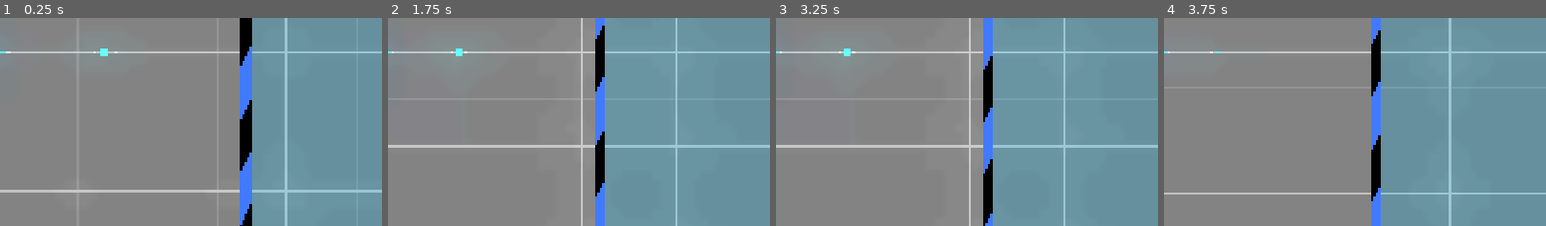
Above: before the commit, frames 1-4 (left to right).
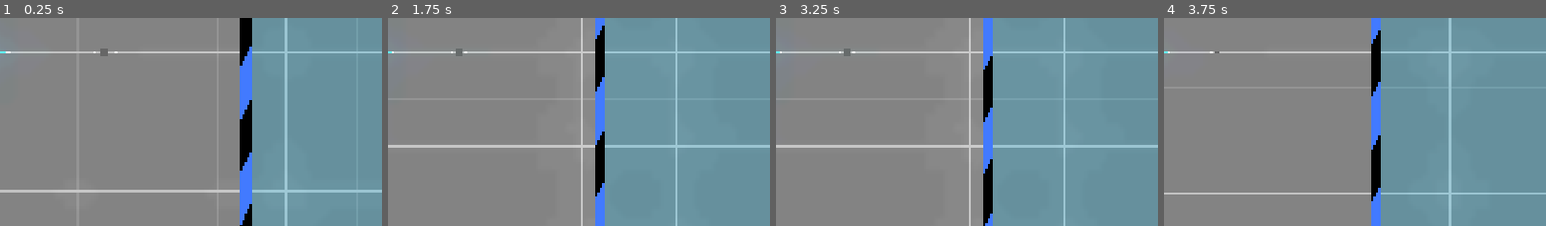
Above: after the commit, the same moments.

Repository: boiiiiiiiii12355/graph-combat
Game: Godot game, scene res://Scenes/game.tscn
Same seed, same stepped clock (60 frames per second), same inputs: the game is played once before the commit and once after it. The engine's default icon, where the game draws it, is replaced by a stand-in: a white triangle on a blue panel in a dark square.
Inputs (mouse positions are % of the whole screen's width and height, from its top left):
- Up to frame 1 (0.25 s): no input
- Up to frame 2 (1.75 s): move the mouse to (72, 45) at 0.52 s; hold D (right) 0.53-1.28 s; tap Mouse wheel down (zoom in) at 0.6 s; move the mouse to (30, 55) at 1.27 s; hold A (left) from 1.28 s (still down); tap Mouse wheel up (zoom out) at 1.35 s
- Up to frame 3 (3.25 s): move the mouse to (60, 28) at 2.02 s; release A (left) at 2.03 s; hold D (right) from 2.03 s (still down); tap Mouse wheel down (zoom in) at 2.1 s; move the mouse to (45, 70) at 2.77 s; tap Mouse wheel up (zoom out) at 2.85 s
- Up to frame 4 (3.75 s): move the mouse to (80, 65) at 3.52 s; release D (right) at 3.53 s; hold A (left) from 3.53 s (still down); tap Mouse wheel down (zoom in) at 3.6 s
The pictures show only the part of the screen within x 50-100%, y 42-92%; the shares and areas given below are measured in that part.

The runs differ from the first frame. In frame 1, less than 0.1% of the frame differs, in the area x 26-29%, y 14-19%; in frame 2, less than 0.1%; in frame 3, less than 0.1%; in frame 4, less than 0.1%.

Commit message:
Update game.tscn, player.tscn, and player.gd

Diff:
--- a/Scenes/game.tscn
+++ b/Scenes/game.tscn
@@ -34,11 +34,13 @@
 
 [node name="Player1" parent="." node_paths=PackedStringArray("ui", "cam") instance=ExtResource("1_ebmjs")]
 position = Vector2(-207, 0)
+player_id = 1
 ui = NodePath("../CanvasLayer/UI")
 cam = NodePath("../math_camera")
 
 [node name="Player2" parent="." node_paths=PackedStringArray("ui", "cam") instance=ExtResource("1_ebmjs")]
 position = Vector2(177, 1)
+player_id = 2
 ui = NodePath("../CanvasLayer/UI")
 cam = NodePath("../math_camera")
 
--- a/Scenes/player.tscn
+++ b/Scenes/player.tscn
@@ -15,16 +15,17 @@
 [sub_resource type="RectangleShape2D" id="RectangleShape2D_cvnsp"]
 size = Vector2(16.03125, 15.984375)
 
-[node name="Player" type="RigidBody2D" node_paths=PackedStringArray("ruler_x", "ruler_y", "player_rig", "graph", "path", "hit_particle_effect", "hit_sound")]
+[node name="Player" type="RigidBody2D" node_paths=PackedStringArray("ruler_x", "ruler_y", "area_2d", "player_rig", "graph", "path", "hit_particle_effect", "hit_sound")]
 collision_layer = 2
 collision_mask = 3
-mass = 0.1
 physics_material_override = SubResource("PhysicsMaterial_cvnsp")
+gravity_scale = 0.3
 script = ExtResource("1_cvnsp")
 player1_color = Color(0, 18.892157, 18.892157, 1)
 player2_color = Color(18.892157, 0, 0, 1)
 ruler_x = NodePath("Rulers/y")
 ruler_y = NodePath("Rulers/x")
+area_2d = NodePath("Area2D")
 player_rig = NodePath("player_rig")
 graph = NodePath("Rulers/graph")
 path = NodePath("Rulers/path")
@@ -62,7 +63,7 @@
 
 [node name="path" parent="Rulers" instance=ExtResource("3_fkybt")]
 
-[node name="Area2D" type="Area2D" parent="." groups=["p1"]]
+[node name="Area2D" type="Area2D" parent="."]
 
 [node name="CollisionShape2D" type="CollisionShape2D" parent="Area2D"]
 shape = SubResource("RectangleShape2D_cvnsp")
--- a/scripts/player.gd
+++ b/scripts/player.gd
@@ -6,13 +6,18 @@
 @export var player2_color : Color = Color(1.0, 0.0, 0.0, 1.0)
 @export var ruler_x : Line2D
 @export var ruler_y : Line2D
+@export var ruler_x_color_p2 = Color(0.655, 0.0, 0.0, 1.0)
+@export var ruler_y_color_p2 = Color(1.0, 0.263, 0.0, 1.0)
+@export var ruler_x_color_p1 = Color(0.0, 0.373, 0.599, 1.0)
+@export var ruler_y_color_p1 = Color(0.0, 0.598, 0.951, 1.0)
 @export var ruler_x_color = Color(0.0, 0.373, 0.599, 1.0)
 @export var ruler_y_color = Color(0.0, 0.598, 0.951, 1.0)
+@export var area_2d : Area2D
 @export var ruler_width = 2
 var current_turn : int
 var graph_end
 var paused = true
-
+var opposition : String
 func _ready() -> void:
 	ruler_x.default_color = ruler_x_color
 	ruler_y.default_color = ruler_y_color
@@ -23,11 +28,24 @@
 	L_arm = player_rig.get_child(3)
 	body = player_rig.get_child(4)
 	init_path()
+	let_go()
 	center_point = roundi((graph.get_point_count() + 1) / 2)
 	if player_id == 1:
 		body.get_child(1).modulate = player1_color
+		area_2d.add_to_group("p1")
+		area_2d.remove_from_group("p2")
+		opposition = "p2"
+		ruler_x_color = ruler_x_color_p1
+		ruler_y_color = ruler_y_color_p1
+		print(opposition)
 	elif player_id == 2:
 		body.get_child(1).modulate = player2_color
+		area_2d.add_to_group("p2")
+		area_2d.remove_from_group("p1")
+		opposition = "p1"
+		ruler_x_color = ruler_x_color_p2
+		ruler_y_color = ruler_y_color_p2
+		print(opposition)
 
 func init_path():
 	path.curve.clear_points()
@@ -169,7 +187,7 @@
 
 @export var hit_sound : AudioStreamPlayer2D
 func _on_area_2d_area_entered(area : Area2D):
-	if area.is_in_group("p2"):
+	if area.is_in_group(opposition):
 		area.get_parent().angular_velocity = 50
 		area.get_parent().linear_velocity = stored_momentum
 		stored_momentum = Vector2.ZERO
